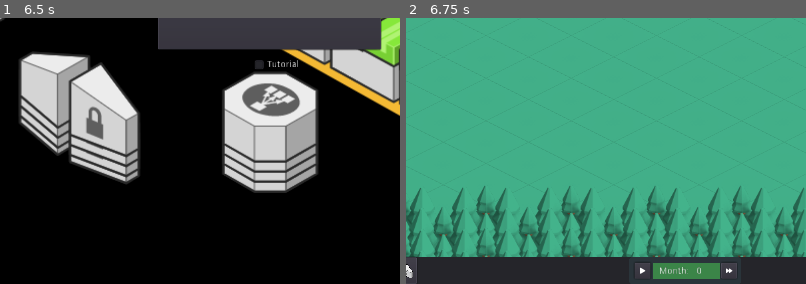
Above: before the commit, frames 1-2 (left to right).
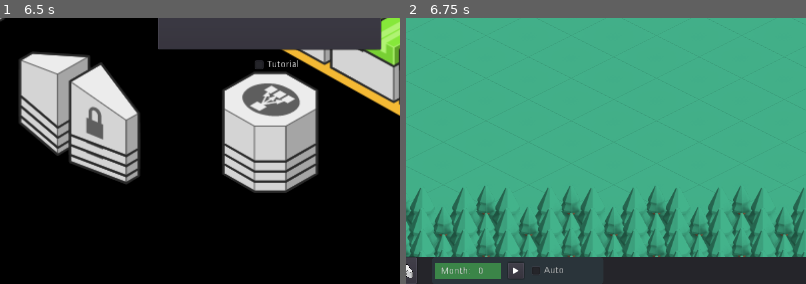
Above: after the commit, the same moments.

Repository: yigitbey/CloudArchitect
Game: Godot game, scene res://Level.tscn
The game is run twice, just before and just after one commit, with the same random seed, the same clock (stepped at 60 frames per second) and the same inputs.
Inputs (mouse positions are % of the whole screen's width and height, from its top left):
- Up to frame 1 (6.5 s): click (95, 97) at 0.52 s; type "12" at 0.6 s; click "" at 1.25 s; click "" (after the commit: "Auto") at 2 s; click "" (after the commit: "") at 2.75 s; click (13, 97) at 3.5 s; click (13, 97) at 4.25 s; click (16, 97) at 5 s; click (16, 97) at 5.75 s
- Up to frame 2 (6.75 s): click "Start Game" at 6.5 s
The pictures show only the part of the screen within x 17-67%, y 50-100%; the shares and areas given below are measured in that part.

Frame 1 is identical in both runs. In frame 2, 2.5% of the frame differs, in the area x 7-83%, y 92-99%.

Commit message:
auto-advance is now a checkbox, not a button

Diff:
--- a/HUD.gd
+++ b/HUD.gd
@@ -93,6 +93,7 @@
 
 
 func _on_month_pressed():
+	level.month_timer.one_shot = true
 	level.money -= level.server_costs + level.product_cost #TODO: move to level
 	start_month()
 
@@ -141,7 +142,6 @@
 func _on_AutoAdvance_pressed():
 	if level.month_timer.time_left == 0:
 		if start_month():
-			$MonthControl/AutoAdvance/FontAwesome.icon_name = "history"
 			add_message("Auto advance on")
 			$MonthControl/AutoAdvance.pressed = true
 			level.month_timer.one_shot = false
--- a/HUD.tscn
+++ b/HUD.tscn
@@ -23,19 +23,15 @@
 [sub_resource type="Theme" id=3]
 default_font = SubResource( 2 )
 
-[sub_resource type="CanvasItemMaterial" id=22]
-
-[sub_resource type="StyleBoxFlat" id=4]
+[sub_resource type="CanvasItemMaterial" id=4]
+
+[sub_resource type="StyleBoxFlat" id=5]
 bg_color = Color( 0.172549, 0.231373, 0.258824, 0.670588 )
 corner_radius_top_left = 5
 corner_radius_top_right = 5
 corner_radius_bottom_right = 5
 corner_radius_bottom_left = 5
 corner_detail = 20
-
-[sub_resource type="DynamicFont" id=5]
-size = 10
-font_data = ExtResource( 8 )
 
 [sub_resource type="DynamicFont" id=6]
 size = 10
@@ -349,30 +345,40 @@
 }
 
 [node name="MonthControl" type="Panel" parent="."]
-margin_left = 535.0
+margin_left = 239.0
 margin_top = 760.0
-margin_right = 703.0
+margin_right = 496.0
 margin_bottom = 800.0
-custom_styles/panel = SubResource( 4 )
-__meta__ = {
-"_edit_use_anchors_": false
-}
-
-[node name="AutoAdvance" type="Button" parent="MonthControl"]
-margin_left = 8.0
+custom_styles/panel = SubResource( 5 )
+__meta__ = {
+"_edit_use_anchors_": false
+}
+
+[node name="AutoAdvance" type="CheckBox" parent="MonthControl"]
+margin_left = 144.0
 margin_top = 8.0
-margin_right = 32.0
+margin_right = 202.0
 margin_bottom = 32.0
 hint_tooltip = "Auto advance on/off"
-toggle_mode = true
-__meta__ = {
-"_edit_use_anchors_": false
-}
-
-[node name="FontAwesome" type="Label" parent="MonthControl/AutoAdvance"]
+text = "Auto"
+__meta__ = {
+"_edit_use_anchors_": false
+}
+
+[node name="new_Wave" type="Button" parent="MonthControl"]
+margin_left = 114.0
+margin_top = 8.0
+margin_right = 138.0
+margin_bottom = 32.0
+hint_tooltip = "Next Month"
+__meta__ = {
+"_edit_use_anchors_": false
+}
+
+[node name="FontAwesome" type="Label" parent="MonthControl/new_Wave"]
 margin_right = 24.0
 margin_bottom = 24.0
-custom_fonts/font = SubResource( 5 )
+custom_fonts/font = SubResource( 6 )
 text = ""
 align = 1
 valign = 1
@@ -383,34 +389,10 @@
 icon_size = 10
 icon_name = "play"
 
-[node name="new_Wave" type="Button" parent="MonthControl"]
-margin_left = 138.0
+[node name="MonthProgress" type="ProgressBar" parent="MonthControl"]
+margin_left = 4.0
 margin_top = 8.0
-margin_right = 162.0
-margin_bottom = 32.0
-hint_tooltip = "Next Month"
-__meta__ = {
-"_edit_use_anchors_": false
-}
-
-[node name="FontAwesome" type="Label" parent="MonthControl/new_Wave"]
-margin_right = 24.0
-margin_bottom = 24.0
-custom_fonts/font = SubResource( 6 )
-text = ""
-align = 1
-valign = 1
-script = ExtResource( 7 )
-__meta__ = {
-"_edit_use_anchors_": false
-}
-icon_size = 10
-icon_name = "forward"
-
-[node name="MonthProgress" type="ProgressBar" parent="MonthControl"]
-margin_left = 36.0
-margin_top = 8.0
-margin_right = 136.0
+margin_right = 104.0
 margin_bottom = 32.0
 custom_styles/fg = SubResource( 7 )
 custom_styles/bg = SubResource( 8 )
--- a/src/objects.gd
+++ b/src/objects.gd
@@ -5,7 +5,7 @@
   "tutorial":[
 	["Start by adding a static server", "Level0/HUD/Panel/new_StaticServer", "new_StaticServer"],
 	["Now point the CNAME record to your server. Server IP is already copied to your clipboard. ","Level0/HUD/Panel/DNS", "dns_change"],
-	["You are now ready to receive your first requests. Click on Play to start the month.", "Level0/HUD/MonthControl/new_Wave", "new_month"],
+	["You are now ready to receive your first requests. Click on Play button to start the month.", "Level0/HUD/MonthControl/new_Wave", "new_month"],
 	["You've now started receiving requests from your customers.  If you check the access logs, you can see that you're only able to serve static files for now. You need to create a Dynamic server to serve the API requests.", "Level0/HUD/Panel/new_DynamicServer", "new_DynamicServer"],
 	["Dynamic Servers need Databases to store & retrieve data. Create a Database Server.", "Level0/HUD/Panel/new_Database", "new_Database"],
 	["Now configure your Dynamic Server to use your new Database. Click on the configuration panel of your new server, go to the Database tab and enter your Database IP.", "last_object", "db_configured"],
Not shown: 2 places in HUD.tscn that only renumber resources
